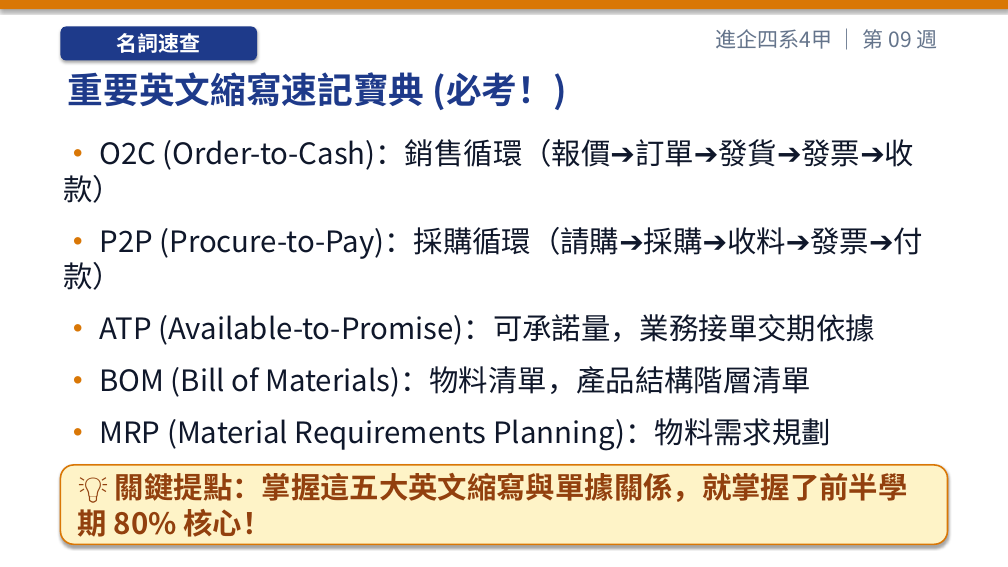
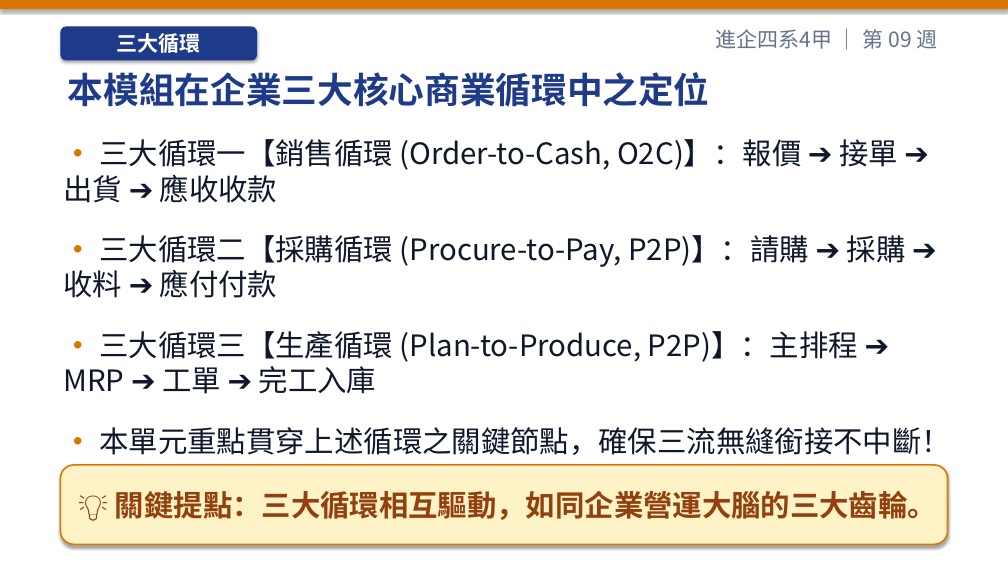
Before and after one commit to h12s12bs/vnu-enterprise-resource-planning, a slide deck: slide 11 of 01_每週教學簡報_PPT/ERP_第09週_期中學習評量與證照考點總複習.pptx (slide 3 before the commit). Drawn at 1008x567 pixels with LibreOffice and Linux fonts; fonts in the diff are those of the drawing. Boxes give left, top, right and bottom in pixels: in the first picture for what was removed or moved away, otherwise in the second. Text is boxed around its words. In the diff, an @@ line names an element or a change of style, - is before the commit and + after.

```diff
--- a/01_每週教學簡報_PPT/ERP_第09週_期中學習評量與證照考點總複習.pptx
+++ b/01_每週教學簡報_PPT/ERP_第09週_期中學習評量與證照考點總複習.pptx
@@ text in rounded rectangle at <box>117,33,201,53</box>: text changed @@
-名詞速查
+三大循環
@@ text at <box>68,72,710,107</box>: text changed @@
-重要英文縮寫速記寶典 (必考！)
+本模組在企業三大核心商業循環中之定位
@@ text at <box>63,139,951,455</box>: text changed @@
-• O2C (Order-to-Cash)：銷售循環（報價➔訂單➔發貨➔發票➔收款）
-• P2P (Procure-to-Pay)：採購循環（請購➔採購➔收料➔發票➔付款）
-• ATP (Available-to-Promise)：可承諾量，業務接單交期依據
-• BOM (Bill of Materials)：物料清單，產品結構階層清單
-• MRP (Material Requirements Planning)：物料需求規劃
+• 三大循環一【銷售循環 (Order-to-Cash, O2C)】：報價 ➔ 接單 ➔ 出貨 ➔ 應收收款
+• 三大循環二【採購循環 (Procure-to-Pay, P2P)】：請購 ➔ 採購 ➔ 收料 ➔ 應付付款
+• 三大循環三【生產循環 (Plan-to-Produce, P2P)】：主排程 ➔ MRP ➔ 工單 ➔ 完工入庫
+• 本單元重點貫穿上述循環之關鍵節點，確保三流無縫銜接不中斷！
@@ text in rounded rectangle at <box>115,491,937,520</box>: text changed @@
-💡 關鍵提點：掌握這五大英文縮寫與單據關係，就掌握了前半學期 80% 核心！
+💡 關鍵提點：三大循環相互驅動，如同企業營運大腦的三大齒輪。
```
Also in this commit, not shown: 2 other slides changed, 49 slides added, 2 slides removed, 22 other files.
